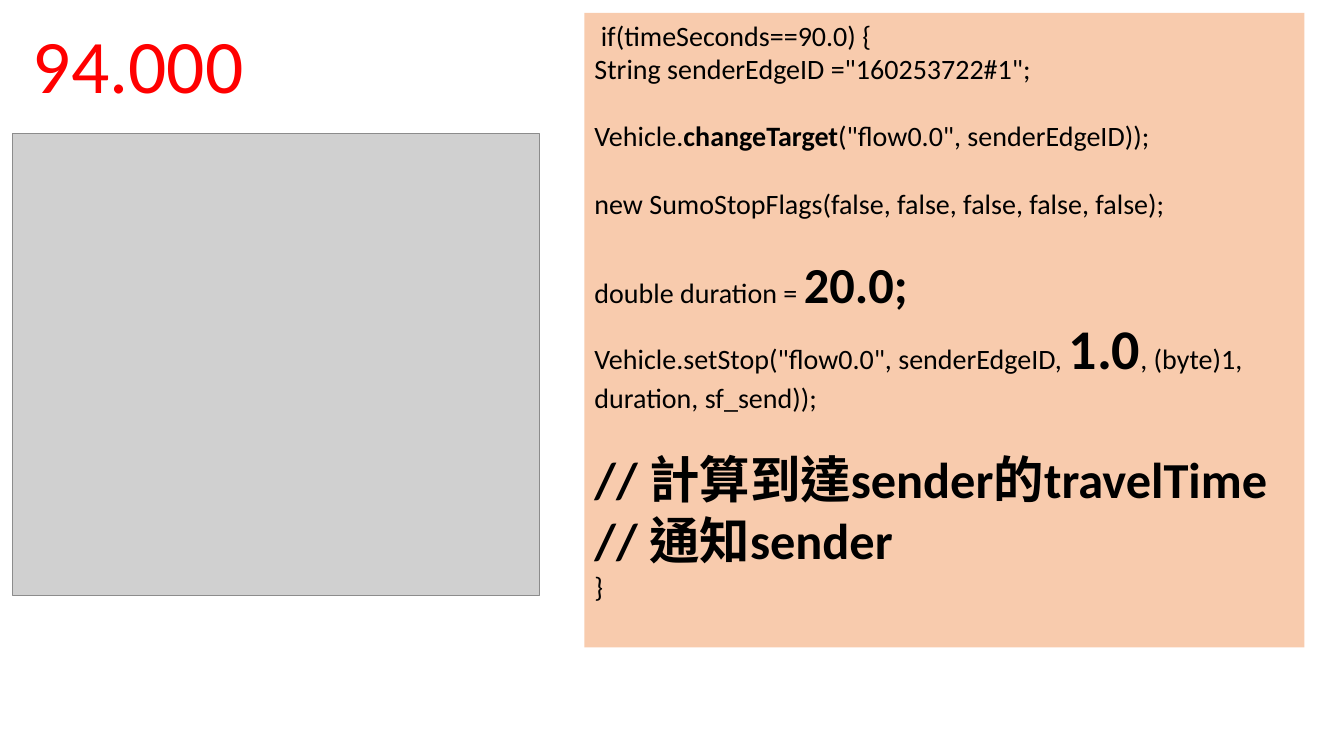
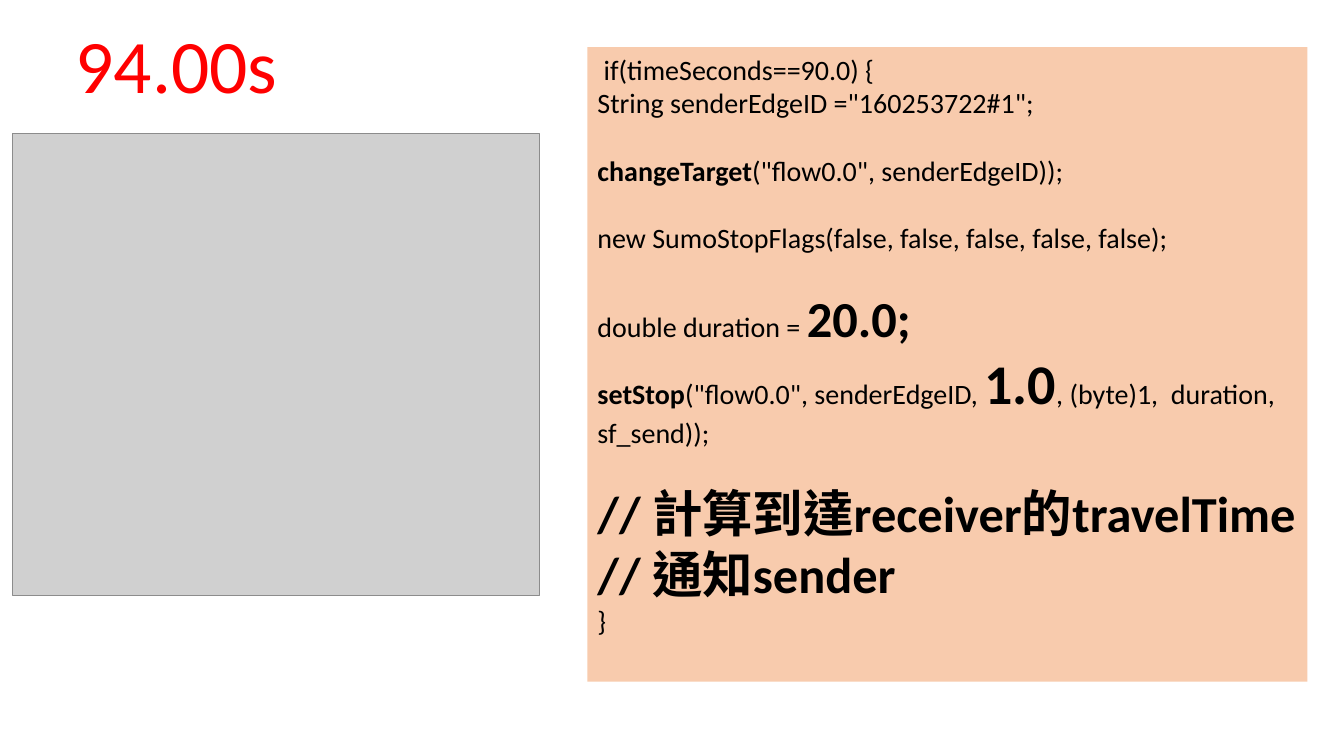
Before and after one commit to YenKang/Smart-Logistics-Plan, a slide deck: slide 36 of eclipse workspace/java_library/sumo_implementation recording.pptx (slide 37 before the commit). Drawn at 1344x756 pixels with LibreOffice and Linux fonts; fonts in the diff are those of the drawing; grey boxes stand for pictures. Boxes give left, top, right and bottom in pixels: in the first picture for what was removed or moved away, otherwise in the second. Text is boxed around its words. In the diff, an @@ line names an element or a change of style, - is before the commit and + after.

```diff
--- a/eclipse workspace/java_library/sumo_implementation recording.pptx
+++ b/eclipse workspace/java_library/sumo_implementation recording.pptx
@@ text at (x1=76, y1=44, x2=278, y2=94): text changed @@
-94.000
+94.00s
@@ rectangle "if(timeSeconds==90.0) {" moved from (x1=585, y1=13, x2=1305, y2=647) to (x1=588, y1=47, x2=1308, y2=682) @@
@@ text in rectangle at (x1=597, y1=160, x2=1063, y2=186): text changed @@
-Vehicle.changeTarget("flow0.0", senderEdgeID));
+changeTarget("flow0.0", senderEdgeID));
@@ text in rectangle at (x1=597, y1=367, x2=1295, y2=537): text changed @@
-Vehicle.setStop("flow0.0", senderEdgeID, 1.0, (byte)1, duration, sf_send));
-// 計算到達sender的travelTime
+setStop("flow0.0", senderEdgeID, 1.0, (byte)1, duration, sf_send));
+// 計算到達receiver的travelTime
```
Also in this commit, not shown: 9 other slides changed, 7 slides added, 2 slides removed, 1 other file.
